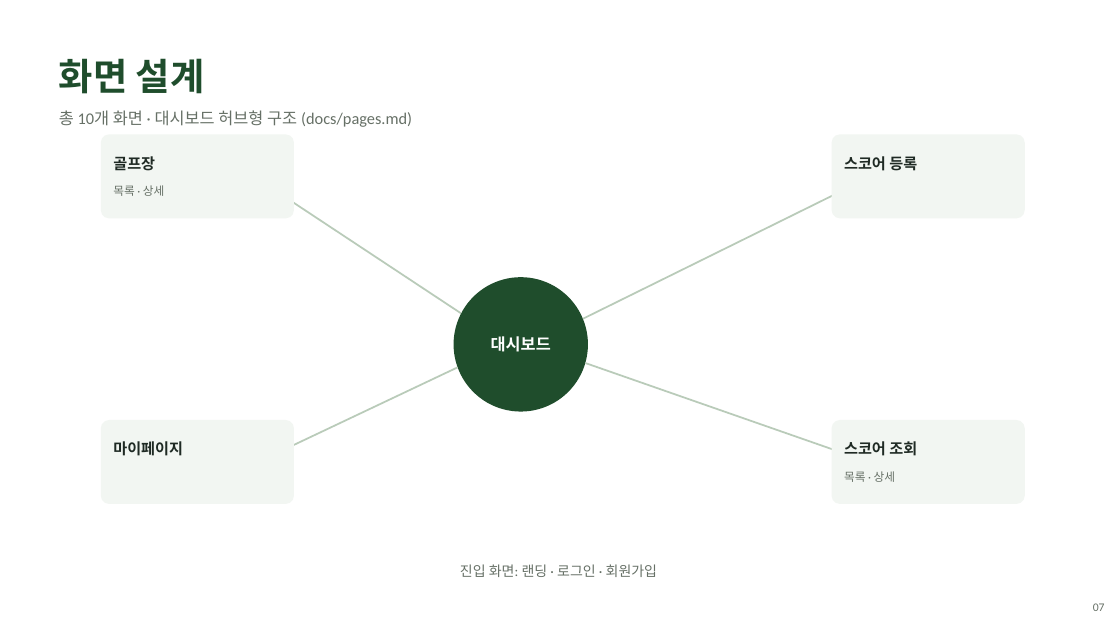
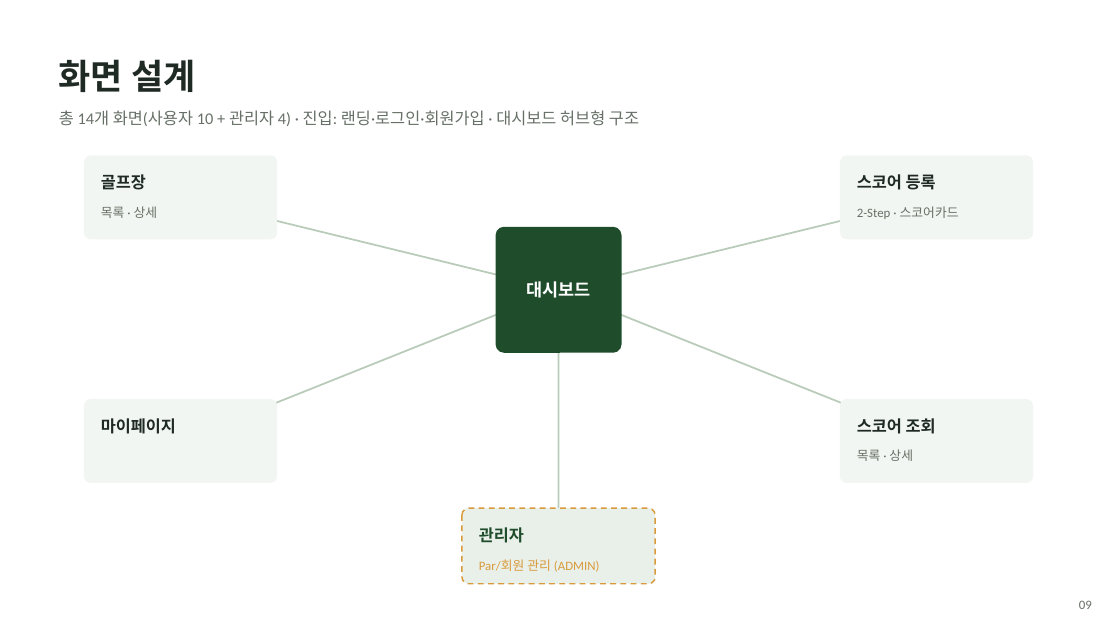
Before and after one commit to haekongpapa/scorecaddie, a slide deck: slide 9 of doc/ScoreCaddie_분석설계_요약.pptx (slide 7 before the commit). Drawn at 1120x630 pixels with LibreOffice and Linux fonts; fonts in the diff are those of the drawing. Boxes give left, top, right and bottom in pixels: in the first picture for what was removed or moved away, otherwise in the second. Text is boxed around its words. In the diff, an @@ line names an element or a change of style, - is before the commit and + after.

Commit message:
스코어 등록/조회/상세 화면 고도화 및 설계문서 동기화
- DB 스키마: GolfCourseHole, Role, 스코어카드 상세 필드(teeShotResult 등),
  GolfCourseLoop, User.thirdPartyConsent 마이그레이션 반영
- 목업 14개 화면 추가/개편 (doc/mockups/):
  - 07 스코어 등록 2-Step(코스 선택 → 스코어카드 입력, GolfCourseLoop 연동)
  - 08 스코어 조회 조건 개편(기간/골프장/사용자 범위, 동의 게이팅)
  - 09 라운드 상세 홀별 스코어 매트릭스(티샷결과/GIR/스크램블링/샌드세이브)
  - 11~14 관리자 화면(골프장/Par/CSV 업로드/회원 관리)
  - 화면 간 파라미터 연계(04/05/06/08/09 → 07, 08 → 09) 정리
  - 03 회원가입/10 마이페이지 제3자 정보제공 동의 UI
- doc/pages.md: 화면별 설계 문서 신규 작성 및 갱신
- doc/ScoreCaddie_분석설계_요약.pptx: PK/FK 명기, GolfCourseLoop/신규 화면/
  기능 요약 반영
- memory.md: 작업 이력 기록

```diff
--- a/doc/ScoreCaddie_분석설계_요약.pptx
+++ b/doc/ScoreCaddie_분석설계_요약.pptx
@@ text "화면 설계" at (59, 59, 195, 92): size 32 to 30 pt, text colour #1F4D2C to #1F2A24 @@
@@ text at (59, 110, 639, 126): text changed @@
-총 10개 화면 · 대시보드 허브형 구조 (docs/pages.md)
+총 14개 화면(사용자 10 + 관리자 4) · 진입: 랜딩·로그인·회원가입 · 대시보드 허브형 구조
@@ rounded rectangle: place and size @@
-rounded rectangle at (101, 134, 294, 218)
+rounded rectangle at (84, 155, 277, 239)
@@ text "골프장": place and size @@
-text "골프장" at (113, 156, 155, 171)
+text "골프장" at (101, 174, 146, 190)
@@ rounded rectangle: place and size @@
-rounded rectangle at (832, 134, 1025, 218)
+rounded rectangle at (840, 155, 1033, 239)
@@ text "스코어 등록": place and size @@
-text "스코어 등록" at (844, 156, 917, 171)
+text "스코어 등록" at (857, 174, 936, 190)
@@ text "목록 · 상세" at (101, 206, 158, 218): size 10 to 11 pt @@
@@ text "목록 · 상세": place and size @@
-text "목록 · 상세" at (113, 185, 164, 196)
+text "목록 · 상세" at (101, 206, 158, 218)
@@ line moved from (283, 196) - (461, 313) to (181, 197) - (559, 290) @@
@@ line moved from (583, 319) - (839, 192) to (559, 290) - (937, 197) @@
@@ text added at (857, 206, 959, 219), 11 pt, text #667066 @@
+2-Step · 스코어카드
@@ rounded rectangle added at (496, 227, 622, 353), fill #1F4D2C @@
@@ text "대시보드": place and size @@
-text "대시보드" at (491, 336, 551, 352)
+text "대시보드" at (526, 281, 590, 298)
@@ text "대시보드" at (526, 281, 590, 298): size 14 to 15 pt @@
@@ line moved from (288, 448) - (458, 367) to (181, 441) - (559, 290) @@
@@ ellipse removed at (454, 277, 588, 412) @@
@@ line moved from (586, 363) - (836, 450) to (559, 290) - (937, 441) @@
@@ line added from (559, 546) to (559, 290), #B9CBB9 1.5 pt @@
@@ proportions changed in 4 elements at (840, 155, 1033, 239), (840, 399, 1033, 483), (84, 155, 277, 239), (84, 399, 277, 483) @@
@@ rounded rectangle: place and size @@
-rounded rectangle at (101, 420, 294, 504)
+rounded rectangle at (84, 399, 277, 483)
@@ size 13 to 14 pt in 4 elements at (857, 174, 936, 190), (857, 418, 936, 434), (101, 174, 146, 190), (101, 418, 176, 434) @@
@@ text "마이페이지": place and size @@
-text "마이페이지" at (113, 441, 183, 456)
+text "마이페이지" at (101, 418, 176, 434)
@@ rounded rectangle: place and size @@
-rounded rectangle at (832, 420, 1025, 504)
+rounded rectangle at (840, 399, 1033, 483)
@@ text "스코어 조회": place and size @@
-text "스코어 조회" at (844, 441, 917, 456)
+text "스코어 조회" at (857, 418, 936, 434)
@@ text "목록 · 상세": place and size @@
-text "목록 · 상세" at (844, 471, 895, 482)
+text "목록 · 상세" at (857, 449, 913, 461)
@@ text "목록 · 상세" at (857, 449, 913, 461): size 10 to 11 pt @@
@@ rounded rectangle added at (462, 508, 655, 584), fill #E9F0E9, outline #D99A3C 1.25 pt dashed @@
@@ text added at (479, 527, 524, 543), 14 pt, text #1F4D2C, bold @@
+관리자
@@ text removed at (460, 564, 657, 577) @@
-진입 화면: 랜딩 · 로그인 · 회원가입
@@ text added at (479, 559, 600, 572), 11 pt, text #D99A3C @@
+Par/회원 관리 (ADMIN)
@@ text added at (1079, 600, 1092, 609), 11 pt, text #667066 @@
+09
@@ text removed at (1093, 603, 1105, 611) @@
-07
```
Also in this commit, not shown: 10 other slides changed, 5 slides added, 1 slide removed, 37 other files.
